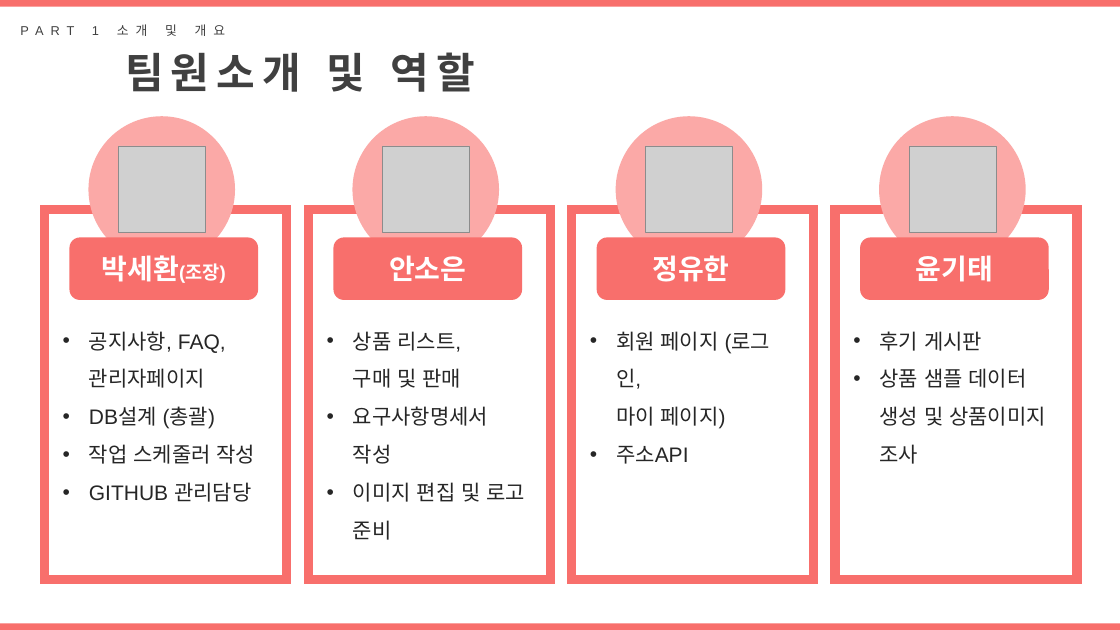
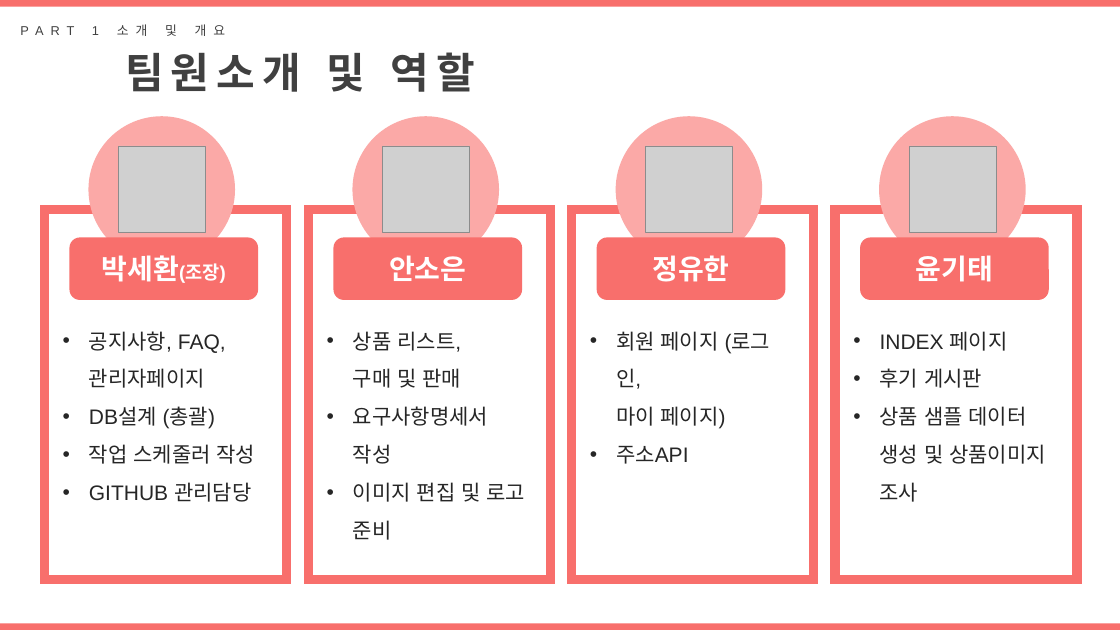
Before and after one commit to DAnomaly/SHOESFLY, a slide deck: slide 5 of project/B조_프로젝트_SHOEFLY.pptx. Drawn at 1120x630 pixels with LibreOffice and Linux fonts; fonts in the diff are those of the drawing; grey boxes stand for pictures. Boxes give left, top, right and bottom in pixels: in the first picture for what was removed or moved away, otherwise in the second. Text is boxed around its words. In the diff, an @@ line names an element or a change of style, - is before the commit and + after.

```diff
--- a/project/B조_프로젝트_SHOEFLY.pptx
+++ b/project/B조_프로젝트_SHOEFLY.pptx
@@ text at (880, 331, 1008, 351): paragraph added @@
+• INDEX 페이지
```
Also in this commit, not shown: 2 other slides changed, 1 slide added.
